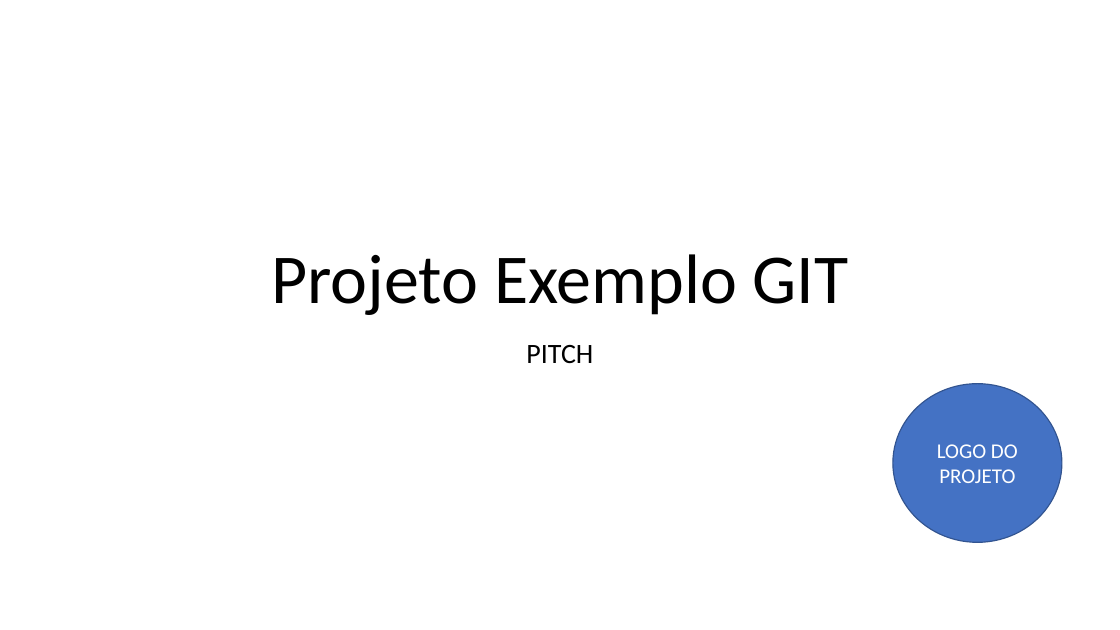
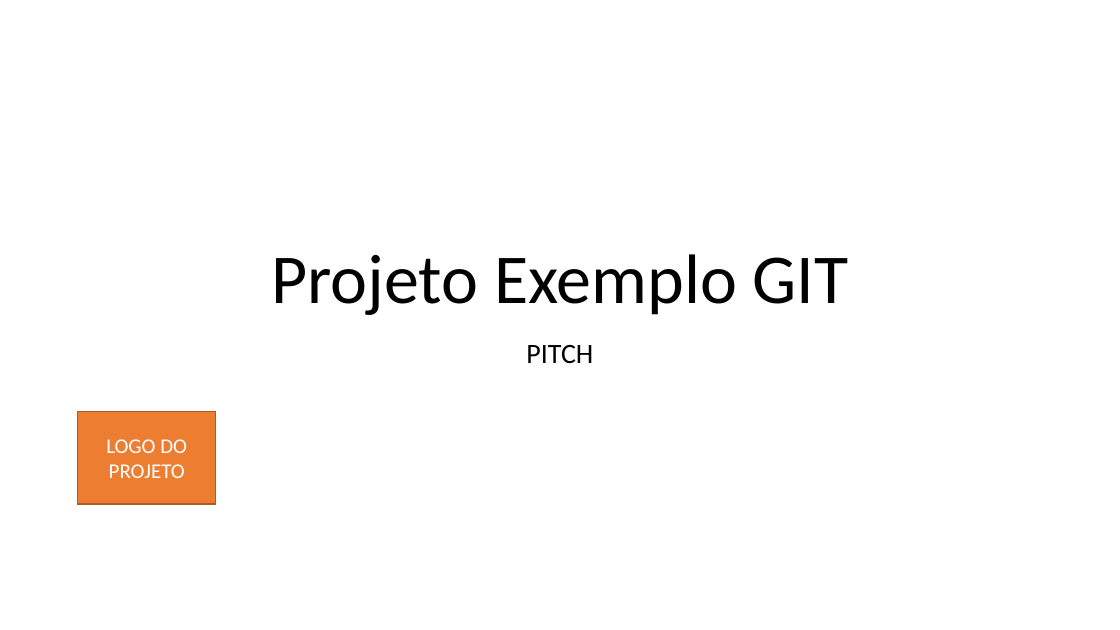
Before and after one commit to DiegoIacabo/2TDS_Compliance_ExemploGit, a slide deck: slide 1 of PastaDocumentos/PITCH.pptx. Drawn at 1120x630 pixels with LibreOffice and Linux fonts; fonts in the diff are those of the drawing. Boxes give left, top, right and bottom in pixels: in the first picture for what was removed or moved away, otherwise in the second. Text is boxed around its words. In the diff, an @@ line names an element or a change of style, - is before the commit and + after.

Commit message:
Correção do pitch versão final

```diff
--- a/PastaDocumentos/PITCH.pptx
+++ b/PastaDocumentos/PITCH.pptx
@@ rectangle "LOGO DO PROJETO": place and size @@
-rectangle "LOGO DO PROJETO" at bbox=[893, 384, 1062, 543]
+rectangle "LOGO DO PROJETO" at bbox=[78, 412, 216, 504]
@@ rectangle "LOGO DO PROJETO" at bbox=[78, 412, 216, 504]: ellipse to rectangle; fill #4472C4 to #ED7D31; outline #325491 1 pt to #AF5C24 1 pt @@
```
